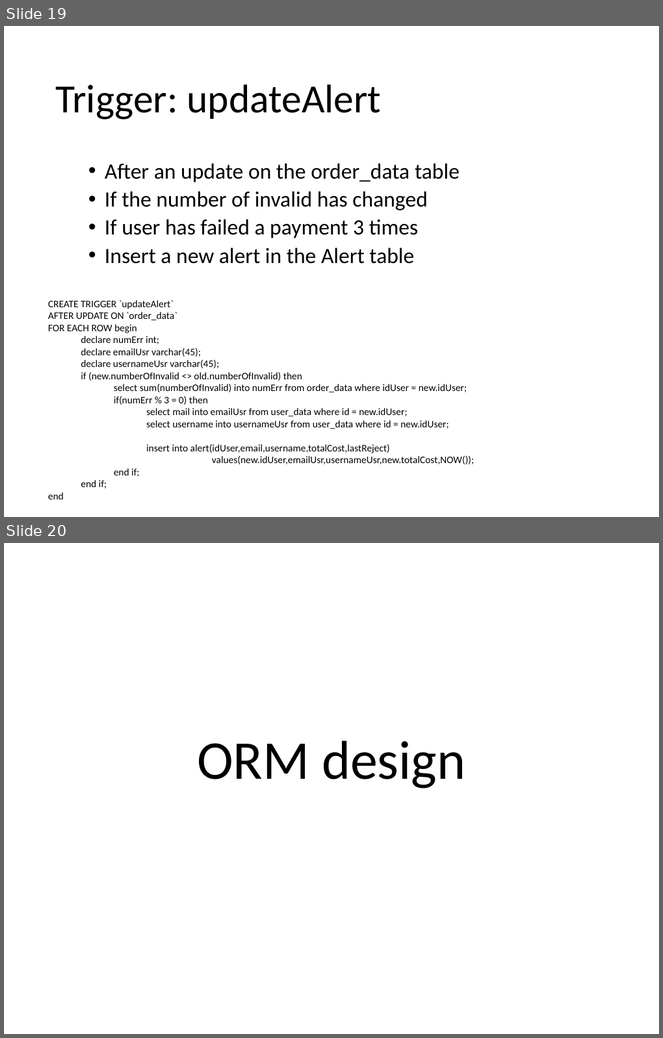
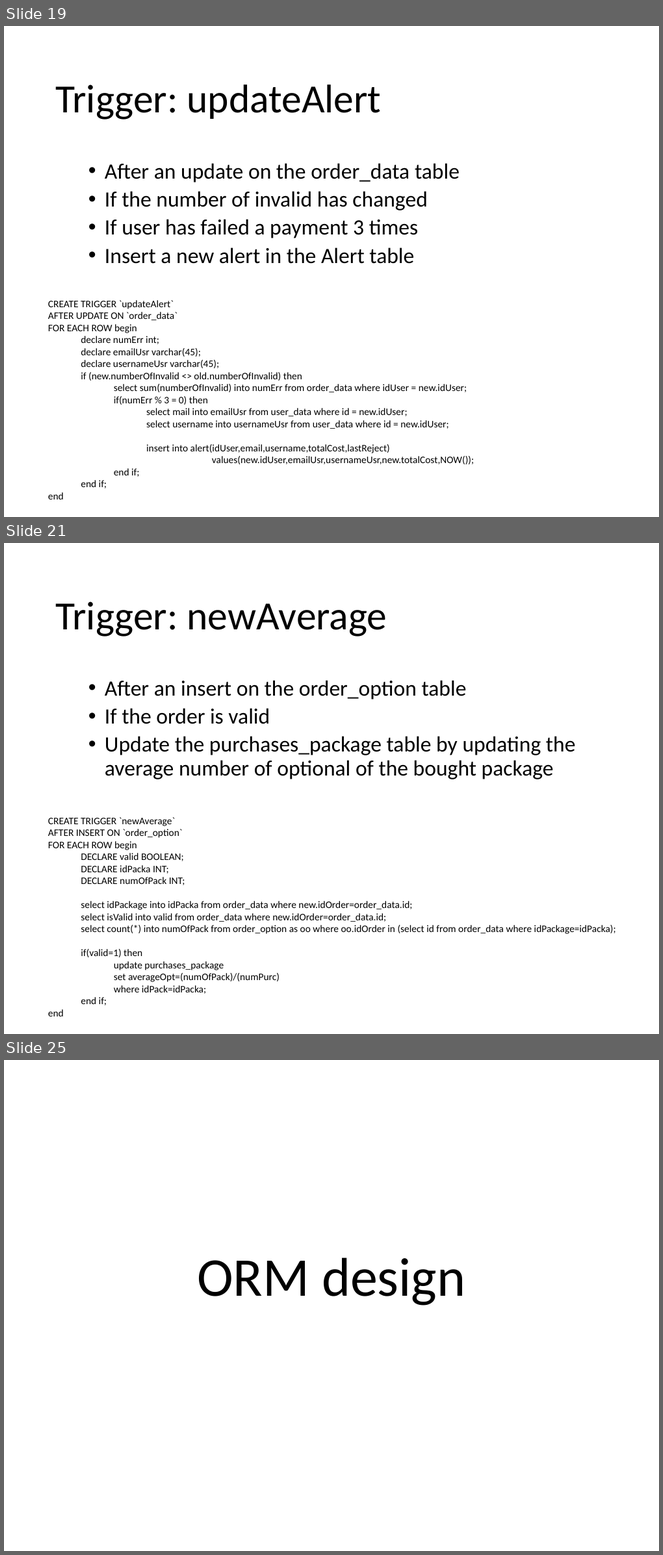
Before and after one commit to CanaliDavide/ProjectBD2-CanaliCordioli, a slide deck: TemplateProjectDocumentation.pptx. Shown one above the other, each under a label of ours: slides 19 and 20 before the commit, slides 19, 21 and 25 after it; the slides between them are not shown. The pictures are 663x1038 and 663x1555 pixels, drawn with LibreOffice and Linux fonts; fonts in the diff are those of the drawing. Boxes give left, top, right and bottom in pixels: in the first picture for what was removed or moved away, otherwise in the second. Text is boxed around its words. In the diff, an @@ line names an element or a change of style, - is before the commit and + after.

Commit message:
all trigger

```diff
--- a/TemplateProjectDocumentation.pptx
+++ b/TemplateProjectDocumentation.pptx
@@ slide 21 added at bbox=[4, 543, 659, 1034], background #FFFFFF @@
@@ title added at bbox=[55, 601, 388, 637], 44 pt, text #000000 @@
+Trigger: newAverage
@@ text added at bbox=[105, 680, 576, 780], 24 pt, text #000000 @@
+  • After an insert on the order_option table
+  • If the order is valid
+  • Update the purchases_package table by updating the average number of optional of the bought package
@@ text added at bbox=[48, 817, 616, 1006], 11 pt, text #000000 @@
+CREATE TRIGGER `newAverage`
+AFTER INSERT ON `order_option`
+FOR EACH ROW begin
+  DECLARE valid BOOLEAN;
+  DECLARE idPacka INT;
+  DECLARE numOfPack INT;
+  select idPackage into idPacka from order_data where new.idOrder=order_data.id;
+  select isValid into valid from order_data where new.idOrder=order_data.id;
+  select count(*) into numOfPack from order_option as oo where oo.idOrder in (select id from order_data where idPackage=idPacka);
+  if(valid=1) then
+    update purchases_package
+    set averageOpt=(numOfPack)/(numPurc)
+    where idPack=idPacka;
+  end if;
+end
@@ what was slide 20 is now slide 25 @@
```
Also in this commit, not shown: 4 other slides added.
